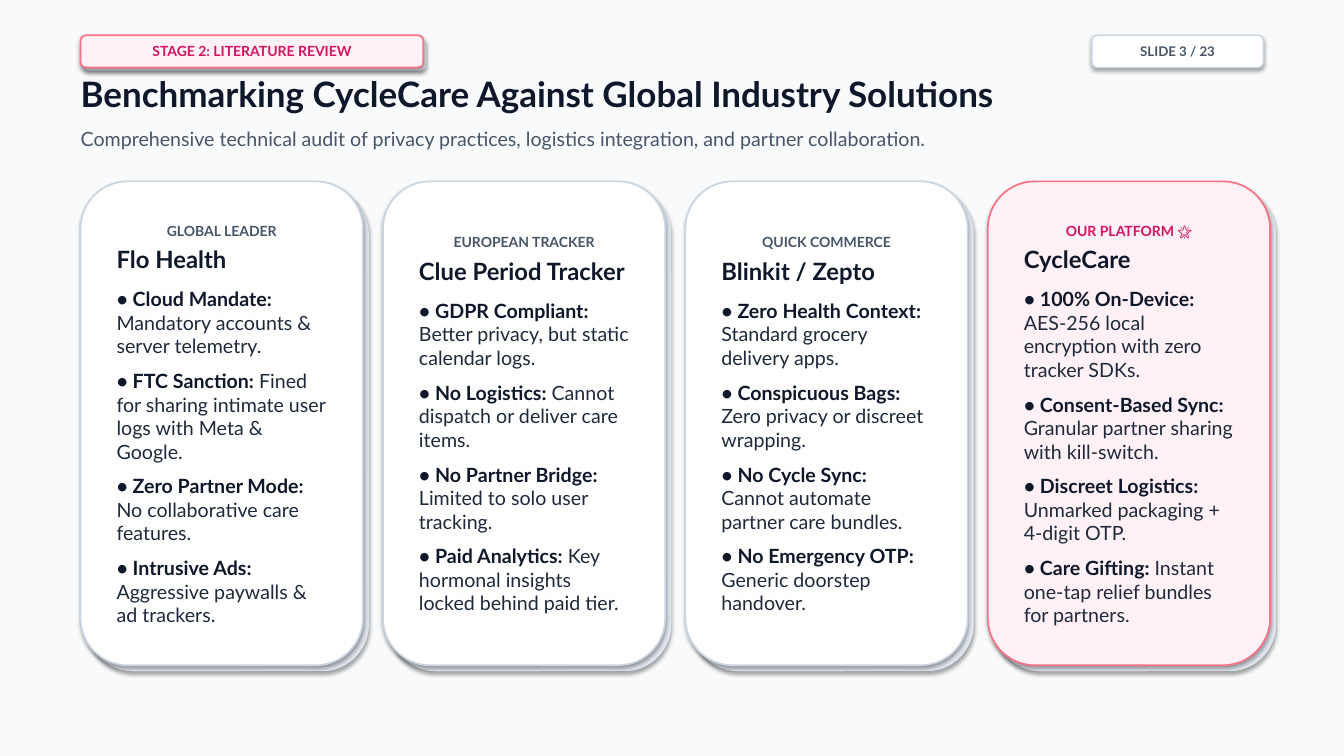
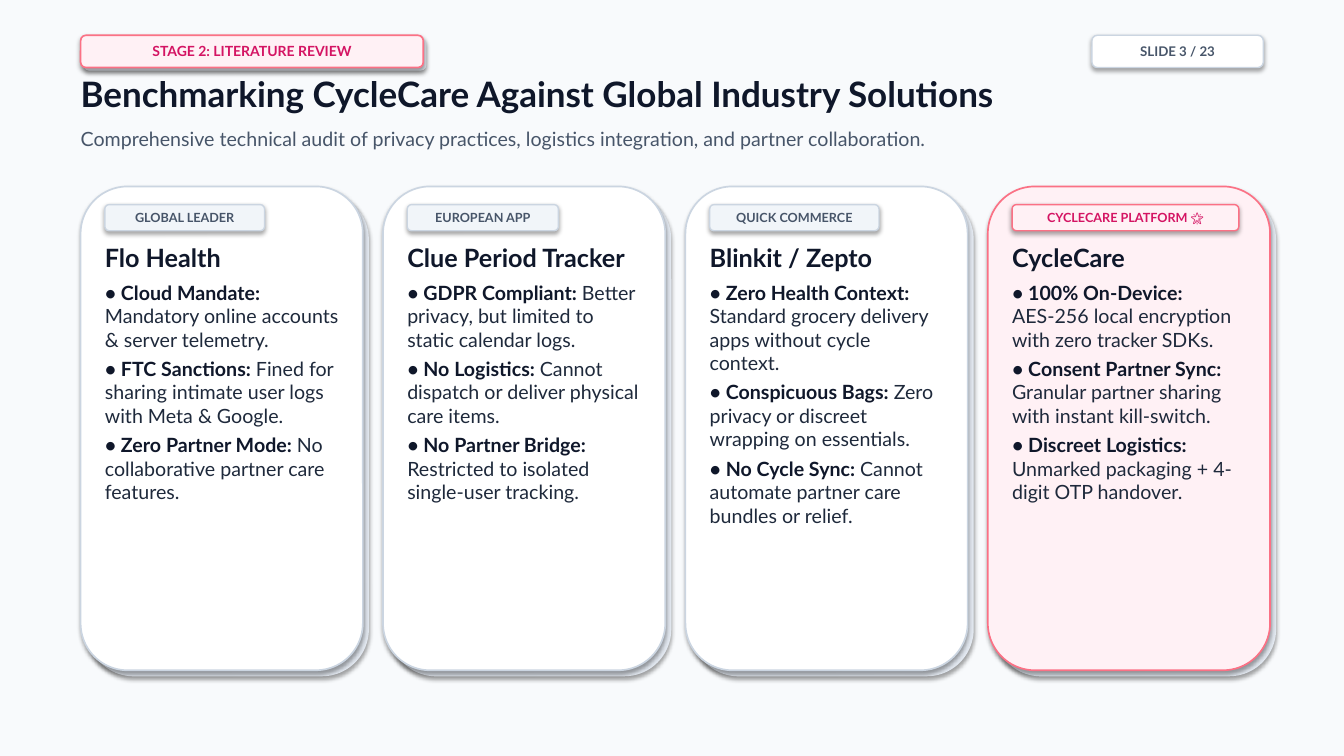
Before and after one commit to cyclecarehelpcenter-sudo/CycleCare, a slide deck: slide 3 of CycleCare_Project_Presentation.pptx. Drawn at 1344x756 pixels with LibreOffice and Linux fonts; fonts in the diff are those of the drawing. Boxes give left, top, right and bottom in pixels: in the first picture for what was removed or moved away, otherwise in the second. Text is boxed around its words. In the diff, an @@ line names an element or a change of style, - is before the commit and + after.

```diff
--- a/CycleCare_Project_Presentation.pptx
+++ b/CycleCare_Project_Presentation.pptx
@@ rounded rectangle added at (105, 205, 264, 231), fill #F1F5F9, outline #CBD5E1 1 pt, 9 pt, text #475569, bold @@
+GLOBAL LEADER
@@ rounded rectangle: place and size @@
-rounded rectangle at (389, 188, 671, 671)
+rounded rectangle at (383, 187, 665, 670)
@@ rounded rectangle at (383, 187, 665, 670): fill #E2E8F0 to #FFFFFF; outline none to #CBD5E1 1.2 pt @@
@@ rounded rectangle: place and size @@
-rounded rectangle at (692, 188, 974, 671)
+rounded rectangle at (389, 193, 671, 677)
@@ rounded rectangle added at (407, 205, 559, 231), fill #F1F5F9, outline #CBD5E1 1 pt, 9 pt, text #475569, bold @@
+EUROPEAN APP
@@ rounded rectangle added at (686, 187, 968, 670), fill #FFFFFF, outline #CBD5E1 1.2 pt @@
@@ rounded rectangle added at (692, 193, 974, 677), fill #E2E8F0 @@
@@ rounded rectangle added at (710, 205, 879, 231), fill #F1F5F9, outline #CBD5E1 1 pt, 9 pt, text #475569, bold @@
+QUICK COMMERCE
@@ rounded rectangle added at (988, 187, 1270, 670), fill #FFF1F5, outline #FB7185 1.2 pt @@
@@ 3 rounded rectangles: place and size @@
-3 rounded rectangles at (81, 181, 1276, 671)
+3 rounded rectangles at (81, 187, 1276, 677)
@@ rounded rectangle added at (1012, 205, 1239, 231), fill #FFF1F5, outline #FB7185 1 pt, 9 pt, text #D41463, bold @@
+CYCLECARE PLATFORM 🌟
@@ text in rounded rectangle at (117, 226, 326, 622): text removed @@
-GLOBAL LEADER
-Flo Health
-• Cloud Mandate: Mandatory accounts & server telemetry.
-• FTC Sanction: Fined for sharing intimate user logs with Meta & Google.
-• Zero Partner Mode: No collaborative care features.
-• Intrusive Ads: Aggressive paywalls & ad trackers.
@@ text at (454, 237, 595, 247): paragraph removed @@
-EUROPEAN TRACKER
@@ text at (762, 237, 891, 249): paragraph removed @@
-QUICK COMMERCE
@@ text at (1066, 225, 1174, 236): paragraph removed @@
-OUR PLATFORM 🌟
@@ text added at (105, 248, 339, 499), 14 pt, text #1E293B @@
+Flo Health
+• Cloud Mandate: Mandatory online accounts & server telemetry.
+• FTC Sanctions: Fined for sharing intimate user logs with Meta & Google.
+• Zero Partner Mode: No collaborative partner care features.
@@ text "Clue Period Tracker" at (407, 248, 639, 503): vertical alignment middle to top; fill #FFFFFF to none; outline #CBD5E1 1.2 pt to none; shadow off @@
@@ text at (407, 248, 624, 268): size 17 to 18 pt in "Clue Period Tracker"; less space between paragraphs @@
@@ text "Clue Period Tracker": place and size @@
-text "Clue Period Tracker" at (383, 181, 665, 665)
+text "Clue Period Tracker" at (407, 248, 639, 503)
@@ text at (710, 248, 872, 271): size 17 to 18 pt in "Blinkit / Zepto"; less space between paragraphs @@
@@ text "Blinkit / Zepto": place and size @@
-text "Blinkit / Zepto" at (686, 181, 968, 665)
+text "Blinkit / Zepto" at (710, 248, 934, 523)
@@ text "Blinkit / Zepto" at (710, 248, 934, 523): vertical alignment middle to top; fill #FFFFFF to none; outline #CBD5E1 1.2 pt to none; shadow off @@
@@ text at (1012, 248, 1231, 347): size 17 to 18 pt in "CycleCare"; less space between paragraphs @@
@@ text "CycleCare": place and size @@
-text "CycleCare" at (988, 181, 1270, 665)
+text "CycleCare" at (1012, 248, 1232, 503)
@@ text "CycleCare" at (1012, 248, 1232, 503): vertical alignment middle to top; fill #FFF1F5 to none; outline #FB7185 1.2 pt to none; shadow off @@
@@ text at (407, 285, 639, 503): text changed @@
-• GDPR Compliant: Better privacy, but static calendar logs.
-• No Logistics: Cannot dispatch or deliver care items.
-• No Partner Bridge: Limited to solo user tracking.
-• Paid Analytics: Key hormonal insights locked behind paid tier.
+• GDPR Compliant: Better privacy, but limited to static calendar logs.
+• No Logistics: Cannot dispatch or deliver physical care items.
+• No Partner Bridge: Restricted to isolated single-user tracking.
@@ text at (710, 285, 934, 523): text changed @@
-• Zero Health Context: Standard grocery delivery apps.
-• Conspicuous Bags: Zero privacy or discreet wrapping.
-• No Cycle Sync: Cannot automate partner care bundles.
-• No Emergency OTP: Generic doorstep handover.
+• Zero Health Context: Standard grocery delivery apps without cycle context.
+• Conspicuous Bags: Zero privacy or discreet wrapping on essentials.
+• No Cycle Sync: Cannot automate partner care bundles or relief.
@@ text at (1012, 361, 1232, 503): text changed @@
-• Consent-Based Sync: Granular partner sharing with kill-switch.
-• Discreet Logistics: Unmarked packaging + 4-digit OTP.
-• Care Gifting: Instant one-tap relief bundles for partners.
+• Consent Partner Sync: Granular partner sharing with instant kill-switch.
+• Discreet Logistics: Unmarked packaging + 4-digit OTP handover.
```
Also in this commit, not shown: 22 other slides changed, 32 other files.
